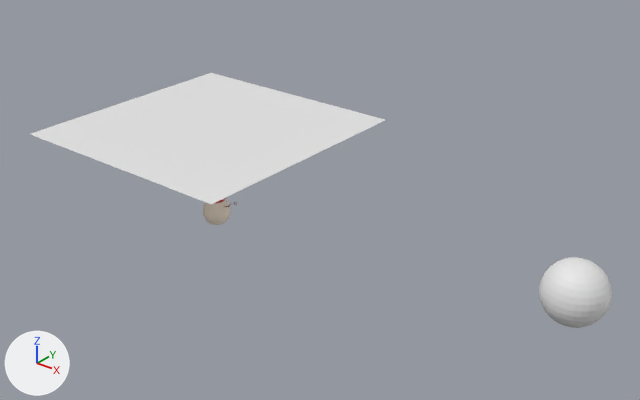
Before and after pictures for a commit that changed the glTF model img/snegovik.glb.
Camera for both pictures: a 50 mm camera at (41.6, -40.1, 29.4) aimed at (9.4, 0.1, 4.5). Every picture has the same lights, and +X, +Y and +Z are marked at lower left. The first picture is the older version. Where no turn or scale is listed for an object, it has been applied to the vertices.

Names of what the first picture shows: 'Плоскость', 'Сфера', 'Тело'.
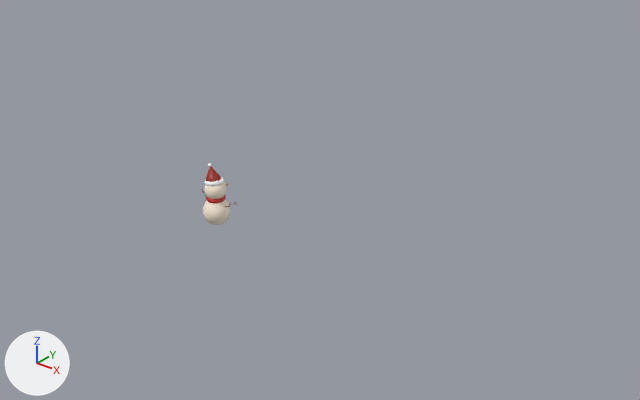
Changed parts and their boxes [x1, y1, x2, y2] in the pictures (640 x 400 px):
'Плоскость', deleted
    before: [30, 73, 385, 205]
'Сфера', deleted
    before: [539, 257, 612, 328]

Edits to the bpy script that builds the scene:
```text
Remove ob_плоскость:
    ob_плоскость = bpy.data.objects.new('Плоскость', me_плоскость)
    ob_плоскость.location = (-0.06, 0.0, 7.28)
Remove ob_сфера:
    ob_сфера = bpy.data.objects.new('Сфера', me_сфера)
    ob_сфера.location = (26.72, 0.61, 3.99)
```
